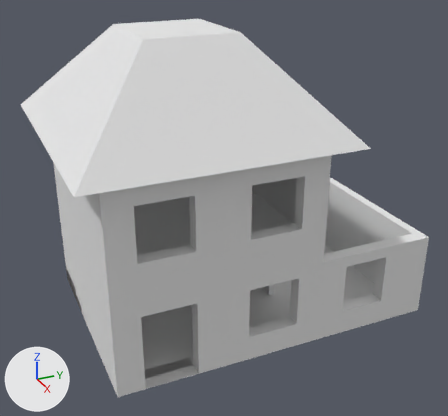
What one commit did to the Blender file Ny mapp/House.blend.
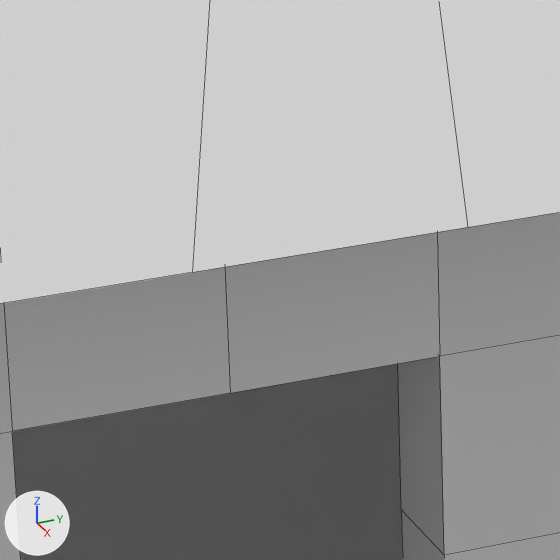
The first picture shows the older version from a 50 mm camera at (78.1, -47.5, 56.5) aimed at (2.7, -13.5, 18.8). The close-ups show both versions on the part from 29% to 47% of the width and 35% to 54% of the height of that picture; other places that the commit changed are outside them. The axes (+X, +Y, +Z) are drawn at lower left. The lights are the same throughout. The close-ups show mesh edges as thin lines.
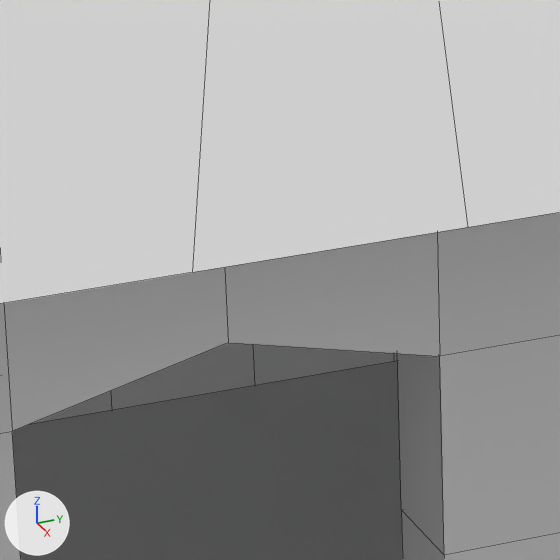
Boxes (x1, y1, x2, y2) around the edits, measured in the close-ups (560 x 560 px; the box of a moved part takes in the faces that stretch with it):
part 1 of me_cube, moved or reshaped
    both: (4, 232, 440, 431)

The change, as a list of edits to the scene's bpy script:
```text
Change me_cube:
    where me_cube.from_pydata(...)  # 865 vertices, 839 faces, 71 loose edges; spans x -1.24..1.37, y -2.67..0.78, z -1.0..1.87
    used by ob_cube; location = (0.0, 1.47, 17.06); scale = (14.7, 14.7, 14.7)
    verts and faces of me_cube; kept vertices keep their numbers, new ones are numbered from 865
    before: 237 (1.0, -1.95, 0.75), 543 (1.14, -1.95, 0.75) at pixel (230, 393)
    me_cube part 1
    add verts[237] = (1.0, -1.95, 0.81)  # moved
    add verts[543] = (1.14, -1.95, 0.81)  # moved, pixel (228, 342)
```
